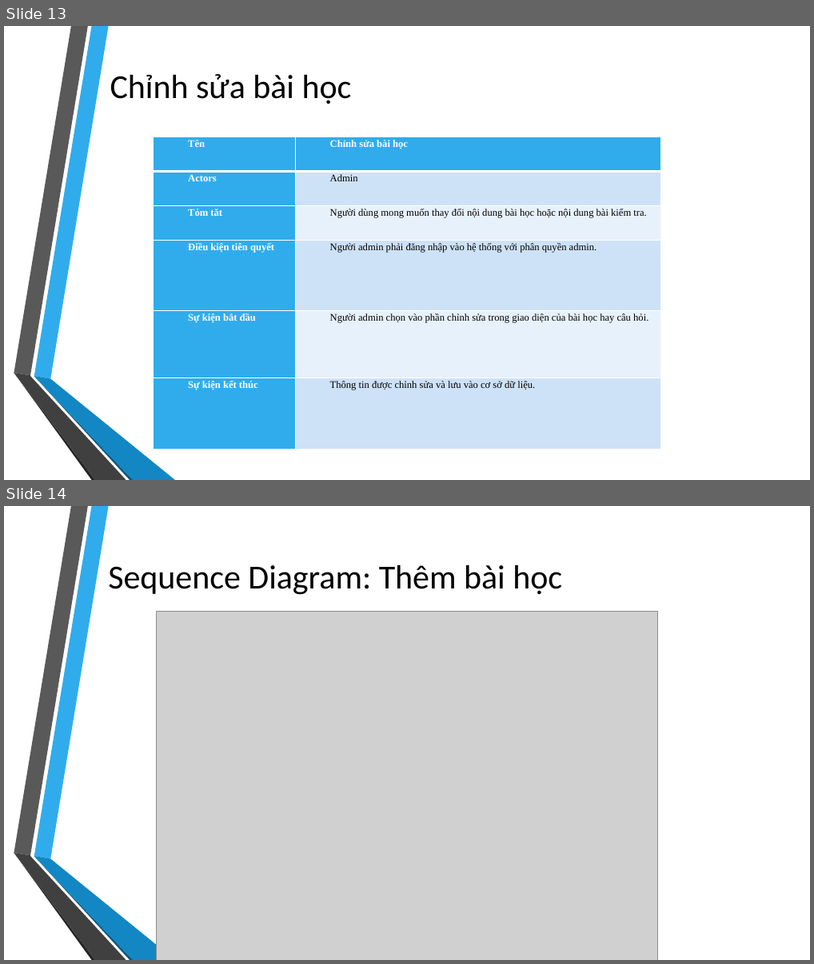
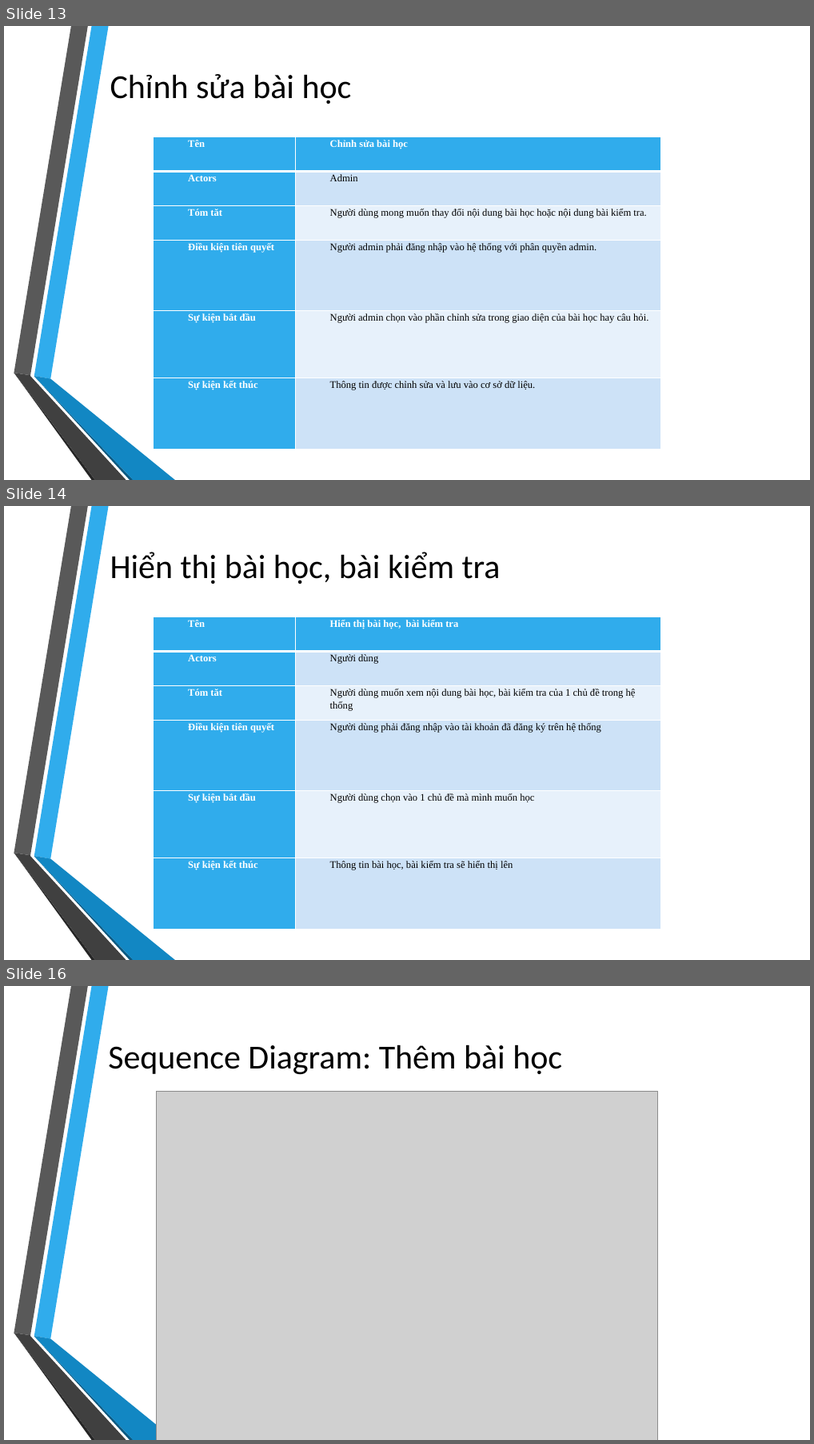
Before and after one commit to takiet60/SoftwareEngineering, a slide deck: CNPM.pptx. Shown one above the other, each under a label of ours: slides 13 and 14 before the commit, slides 13, 14 and 16 after it; the slides between them are not shown. The pictures are 814x964 and 814x1444 pixels, drawn with LibreOffice and Linux fonts; fonts in the diff are those of the drawing; grey boxes stand for pictures; background and template pictures are left out. Boxes give left, top, right and bottom in pixels: in the first picture for what was removed or moved away, otherwise in the second. Text is boxed around its words. In the diff, an @@ line names an element or a change of style, - is before the commit and + after.

```diff
--- a/CNPM.pptx
+++ b/CNPM.pptx
@@ slide 14 added at [4, 506, 810, 960], background picture (left out); not listed: 6 template elements that a slide beside it also shows @@
@@ title added at [110, 552, 501, 584], 40 pt, text #000000 @@
+Hiển thị bài học, bài kiểm tra
@@ table added at [154, 616, 661, 928], 6 rows, 2 columns @@
+Tên | Hiển thị bài học, bài kiểm tra
+Actors | Người dùng
+Tóm tăt | Người dùng muốn xem nội dung bài học, bài kiểm tra của 1 chủ đề trong hệ thống
+Điều kiện tiên quyết | Người dùng phải đăng nhập vào tài khoản đã đăng ký trên hệ thống
+Sự kiện bắt đầu | Người dùng chọn vào 1 chủ đề mà mình muốn học
+Sự kiện kết thúc | Thông tin bài học, bài kiểm tra sẽ hiển thị lên
@@ what was slide 14 is now slide 16 @@
```
Also in this commit, not shown: 5 slides changed, 3 other slides added, 1 other file.
